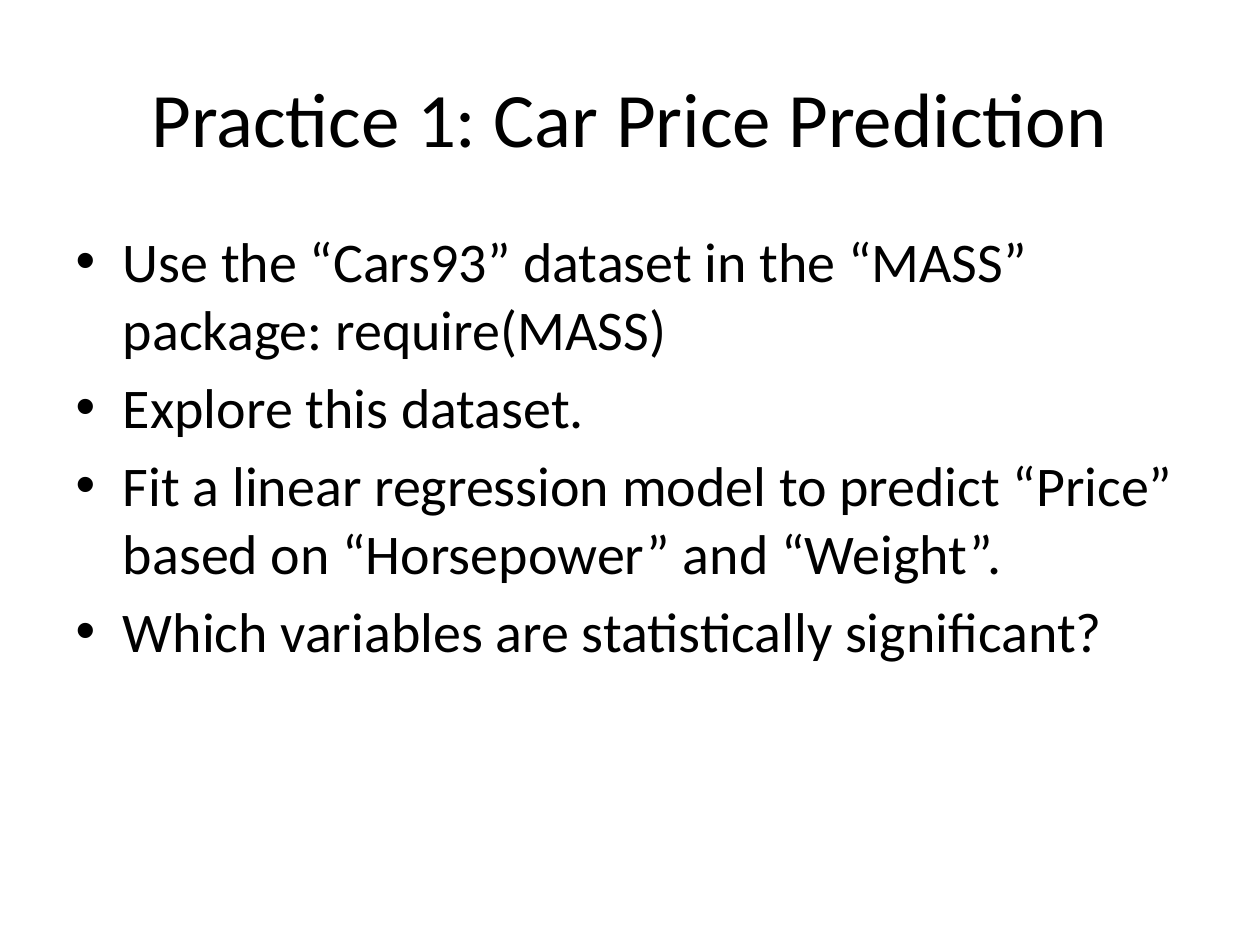
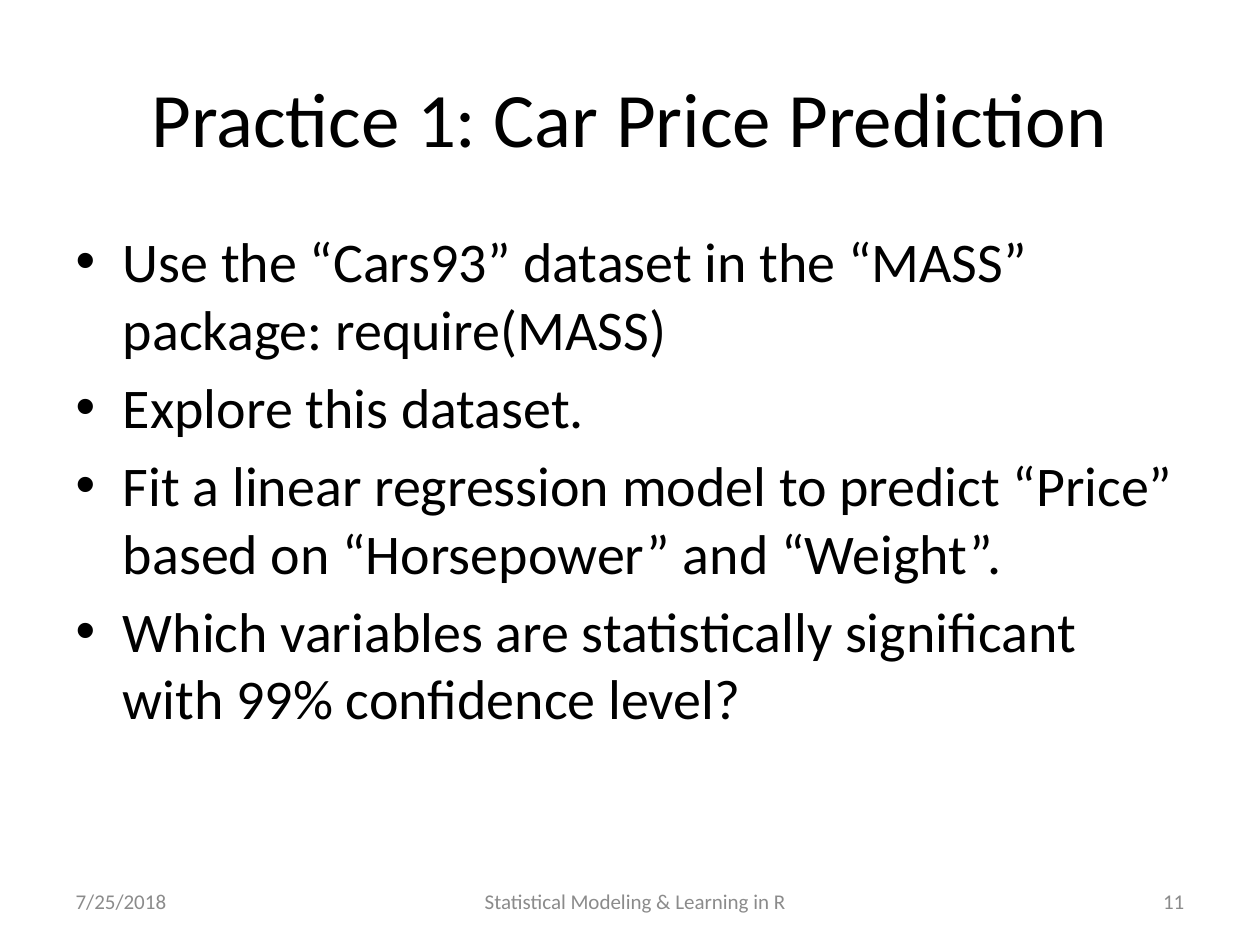
Before and after one commit to katherinesimeon/Statistical-Modeling-and-Learning-in-R, a slide deck: slide 11 of main.pptx (slide 9 before the commit). Drawn at 1260x945 pixels with LibreOffice and Linux fonts; fonts in the diff are those of the drawing. Boxes give left, top, right and bottom in pixels: in the first picture for what was removed or moved away, otherwise in the second. Text is boxed around its words. In the diff, an @@ line names an element or a change of style, - is before the commit and + after.

```diff
--- a/main.pptx
+++ b/main.pptx
@@ text at [123, 613, 1076, 720]: text changed @@
-• Which variables are statistically significant?
+• Which variables are statistically significant with 99% confidence level?
@@ text added at [76, 894, 167, 910], 12 pt, text #8C8C8C @@
+7/25/2018
@@ text added at [485, 894, 785, 913], 12 pt, text #8C8C8C @@
+Statistical Modeling & Learning in R
@@ page number added at [1163, 895, 1184, 909], 12 pt, text #8C8C8C @@
+11
```
Also in this commit, not shown: 66 other slides changed, 12 slides added, 1 other file.
